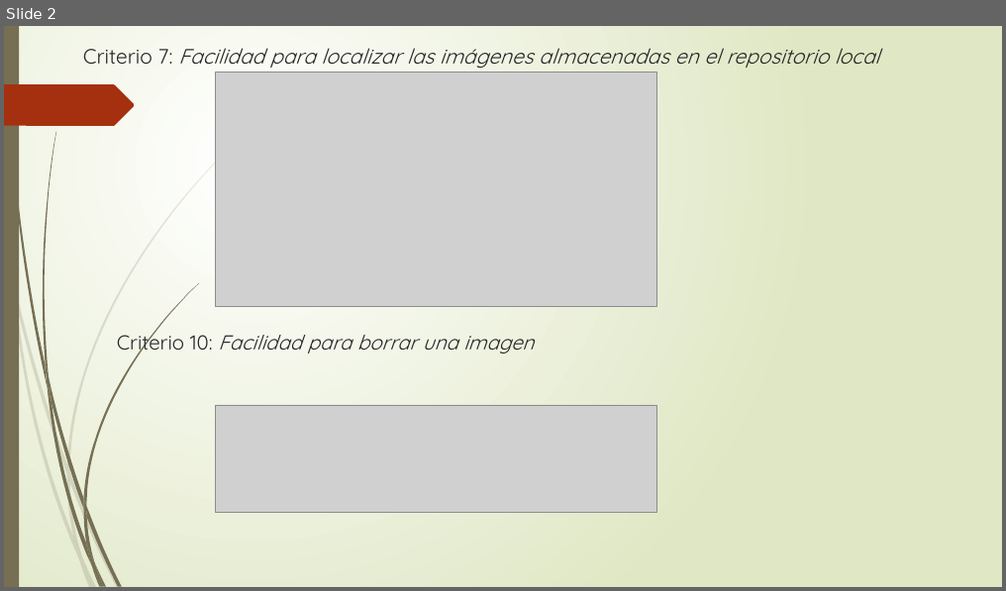
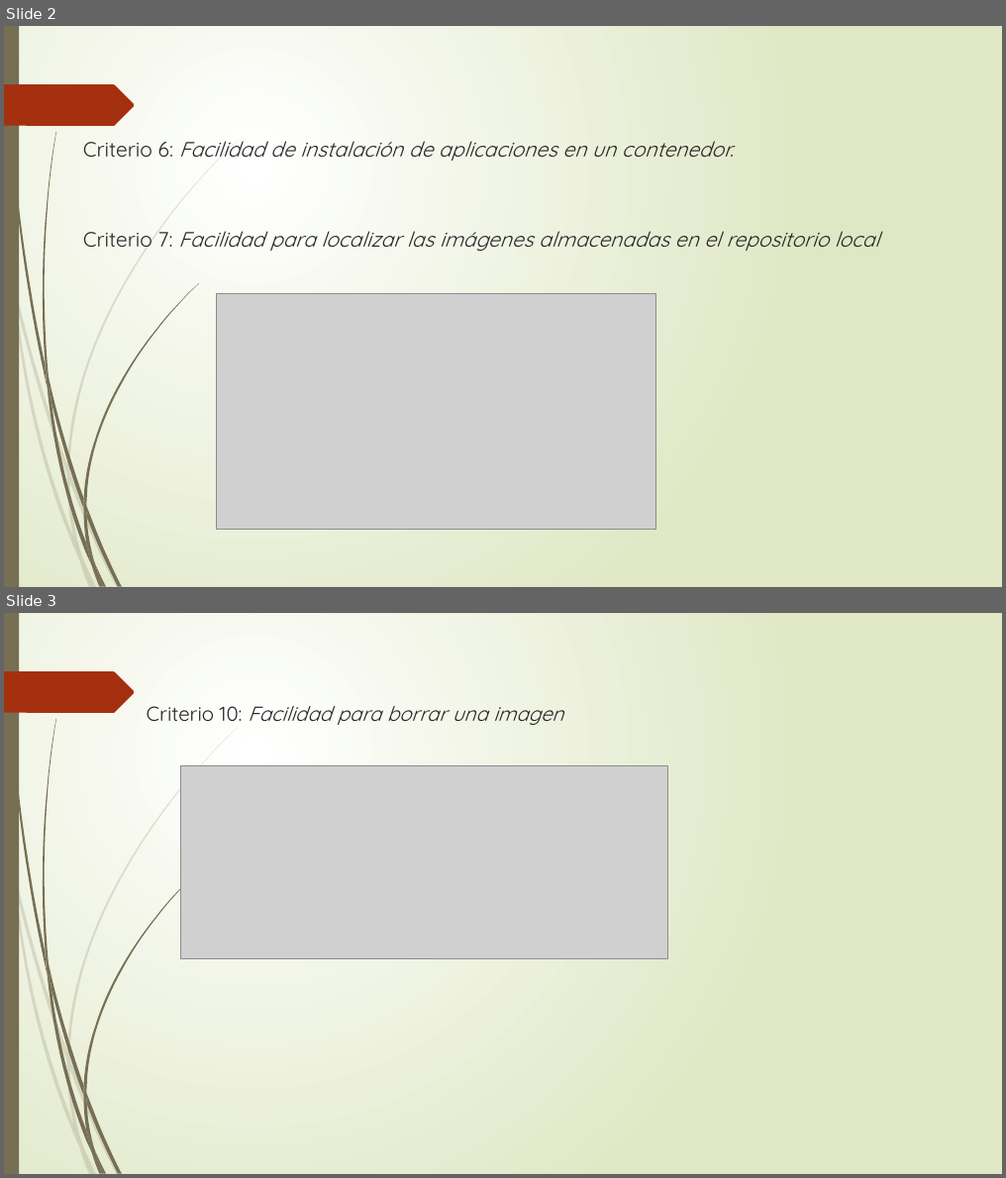
Before and after one commit to DiegoUAH/TG3, a slide deck: TG3_RobertoSánchez.pptx. Shown one above the other, each under a label of ours: slide 2 before the commit, slides 2 and 3 after it. The pictures are 1006x591 and 1006x1178 pixels, drawn with LibreOffice and Linux fonts; fonts in the diff are those of the drawing; grey boxes stand for pictures. Boxes give left, top, right and bottom in pixels: in the first picture for what was removed or moved away, otherwise in the second. Text is boxed around its words. In the diff, an @@ line names an element or a change of style, - is before the commit and + after.

```diff
--- a/TG3_RobertoSánchez.pptx
+++ b/TG3_RobertoSánchez.pptx
@@ slide 3 added at <box>4,613,1002,1174</box>, background gradient #FFFFFF to #DFE8C4; not listed: 24 template elements that a slide beside it also shows @@
@@ text added at <box>147,706,563,725</box>, 19.5 pt, text #262626, italic @@
+Criterio 10: Facilidad para borrar una imagen
@@ picture added at <box>180,766,668,959</box> @@
@@ slide 2 changed as well @@
@@ title at <box>83,141,734,161</box>: text changed @@
-Criterio 7: Facilidad para localizar las imágenes almacenadas en el repositorio local
+Criterio 6: Facilidad de instalación de aplicaciones en un contenedor.
@@ text at <box>83,231,879,251</box>: text changed; size 19.5 to 20 pt @@
-Criterio 10: Facilidad para borrar una imagen
+Criterio 7: Facilidad para localizar las imágenes almacenadas en el repositorio local
@@ picture: place and size @@
-picture at <box>215,72,656,307</box>
+picture at <box>217,294,656,529</box>
@@ picture removed at <box>215,405,656,513</box> @@
```
Also in this commit, not shown: 1 other slide changed.
